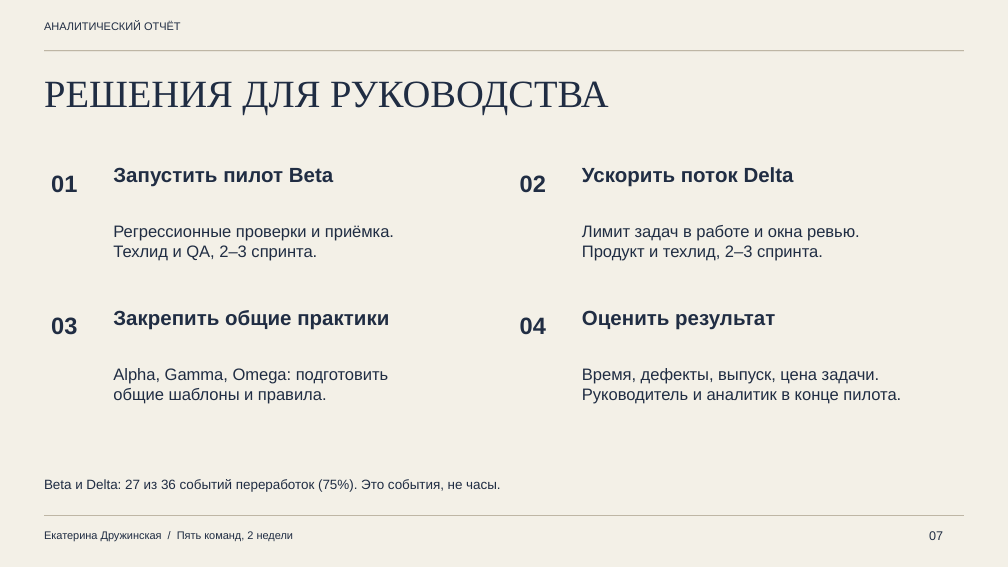
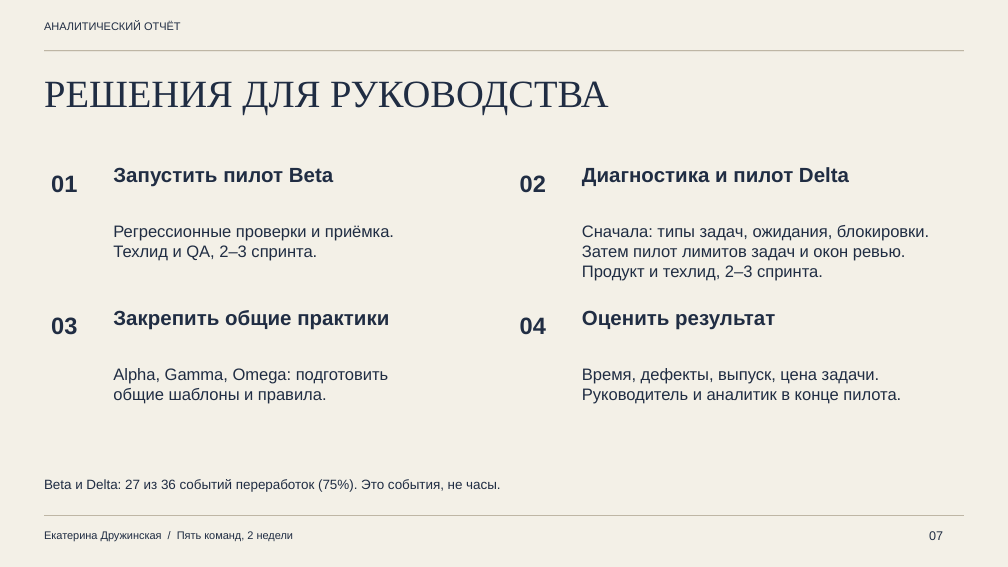
Before and after one commit to druzhinskaia/team-performance-analysis, a slide deck: slide 7 of files/02_presentation.pptx. Drawn at 1008x567 pixels with LibreOffice and Linux fonts; fonts in the diff are those of the drawing. Boxes give left, top, right and bottom in pixels: in the first picture for what was removed or moved away, otherwise in the second. Text is boxed around its words. In the diff, an @@ line names an element or a change of style, - is before the commit and + after.

```diff
--- a/files/02_presentation.pptx
+++ b/files/02_presentation.pptx
@@ text at (582,167,849,186): text changed @@
-Ускорить поток Delta
+Диагностика и пилот Delta
@@ text at (582,225,929,261): text changed @@
-Лимит задач в работе и окна ревью.
+Сначала: типы задач, ожидания, блокировки.
+Затем пилот лимитов задач и окон ревью.
```
Also in this commit, not shown: 3 other slides changed, 17 other files.
